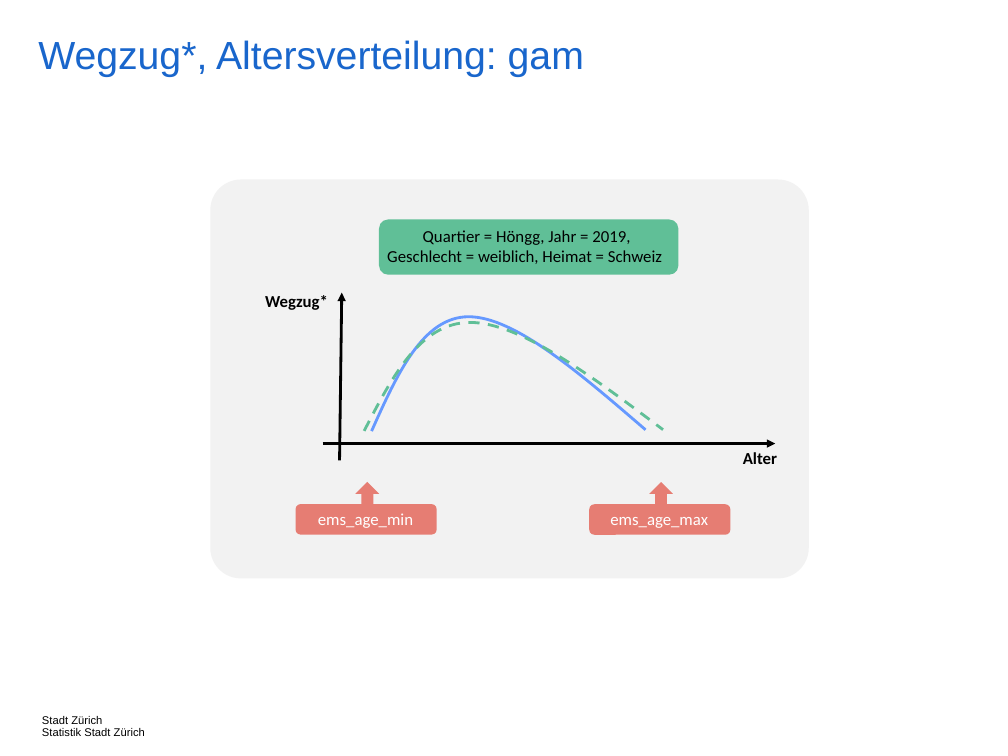
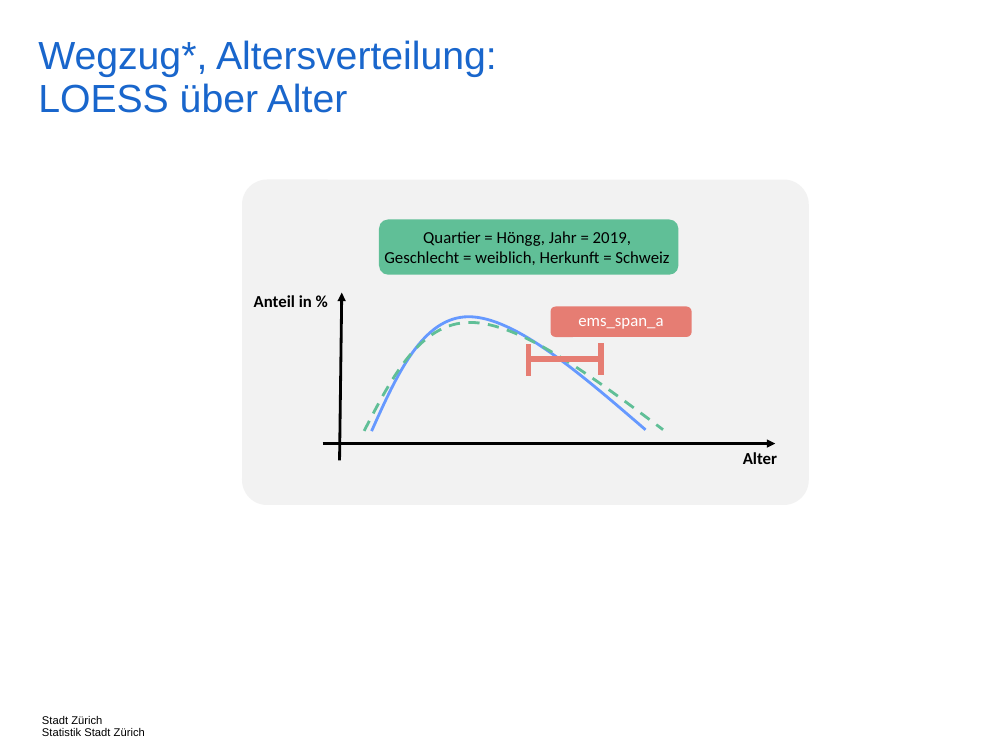
Before and after one commit to StatistikStadtZuerich/BevSzen, a slide deck: slide 44 of 2020phase2/5_Documentation/Concepts.pptx. Drawn at 1008x756 pixels with LibreOffice and Linux fonts; fonts in the diff are those of the drawing. Boxes give left, top, right and bottom in pixels: in the first picture for what was removed or moved away, otherwise in the second. Text is boxed around its words. In the diff, an @@ line names an element or a change of style, - is before the commit and + after.

```diff
--- a/2020phase2/5_Documentation/Concepts.pptx
+++ b/2020phase2/5_Documentation/Concepts.pptx
@@ title at box(38, 40, 497, 113): text changed @@
-Wegzug*, Altersverteilung: gam
+Wegzug*, Altersverteilung:
+LOESS über Alter
@@ rounded rectangle: place and size @@
-rounded rectangle at box(211, 179, 809, 579)
+rounded rectangle at box(242, 179, 808, 505)
@@ text at box(384, 231, 669, 265): text changed @@
-Quartier = Höngg, Jahr = 2019,
-Geschlecht = weiblich, Heimat = Schweiz
+Quartier = Höngg, Jahr = 2019,
+Geschlecht = weiblich, Herkunft = Schweiz
@@ text at box(254, 295, 312, 307): text changed @@
-Wegzug*
+Anteil in %
@@ rounded rectangle: place and size @@
-rounded rectangle at box(590, 504, 731, 534)
+rounded rectangle at box(550, 306, 691, 337)
@@ text added at box(578, 318, 663, 329), 12 pt, text #FFFFFF @@
+ems_span_a
@@ line added from (528, 345) to (528, 376), #E67D73 4 pt @@
@@ line added from (529, 359) to (601, 359), #E67D73 4 pt @@
@@ line added from (601, 344) to (601, 375), #E67D73 4 pt @@
@@ rounded rectangle removed at box(295, 504, 436, 534) @@
@@ down arrow removed at box(356, 482, 380, 510) @@
@@ down arrow removed at box(649, 482, 673, 510) @@
@@ text removed at box(318, 513, 413, 528) @@
-ems_age_min
@@ text removed at box(610, 517, 708, 528) @@
-ems_age_max
```
Also in this commit, not shown: 12 other slides changed, 4 other files.
